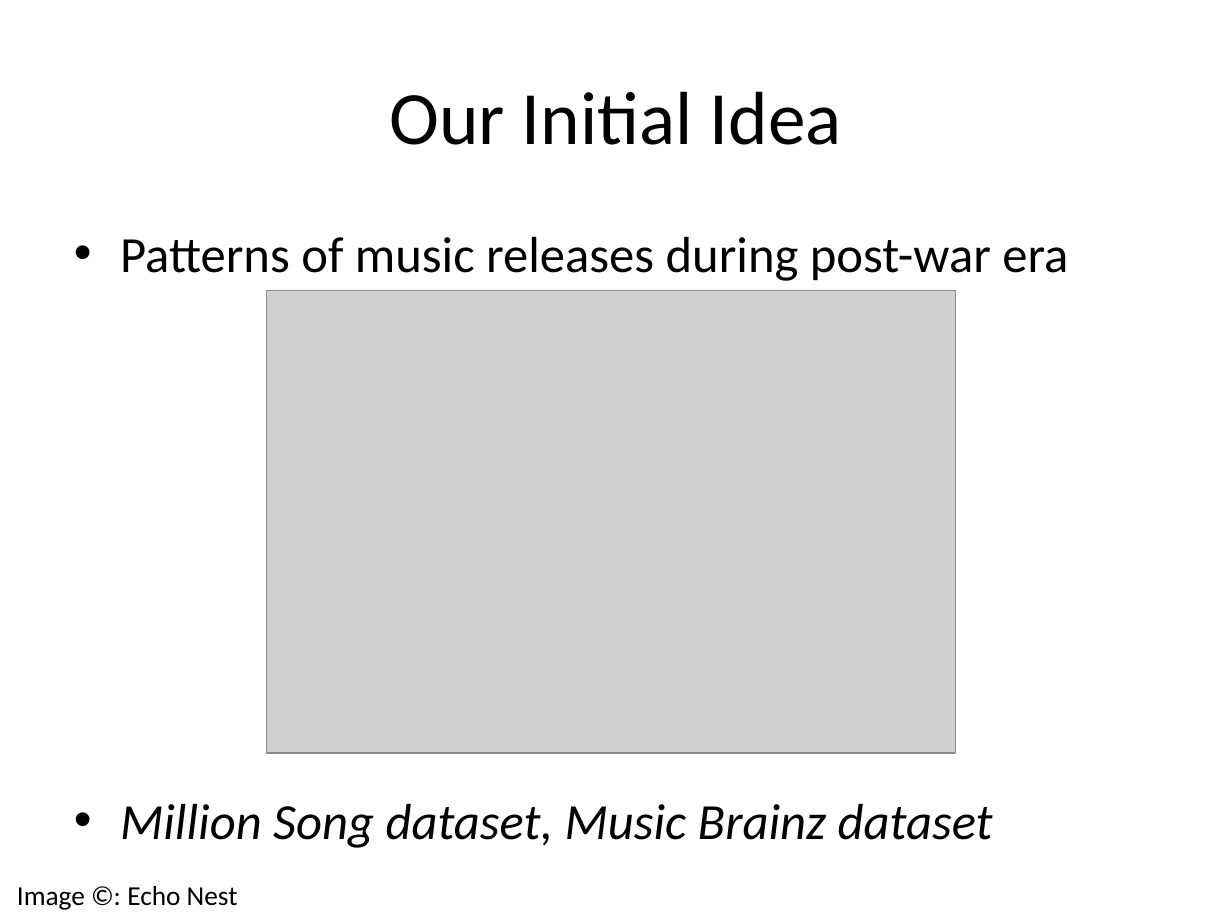
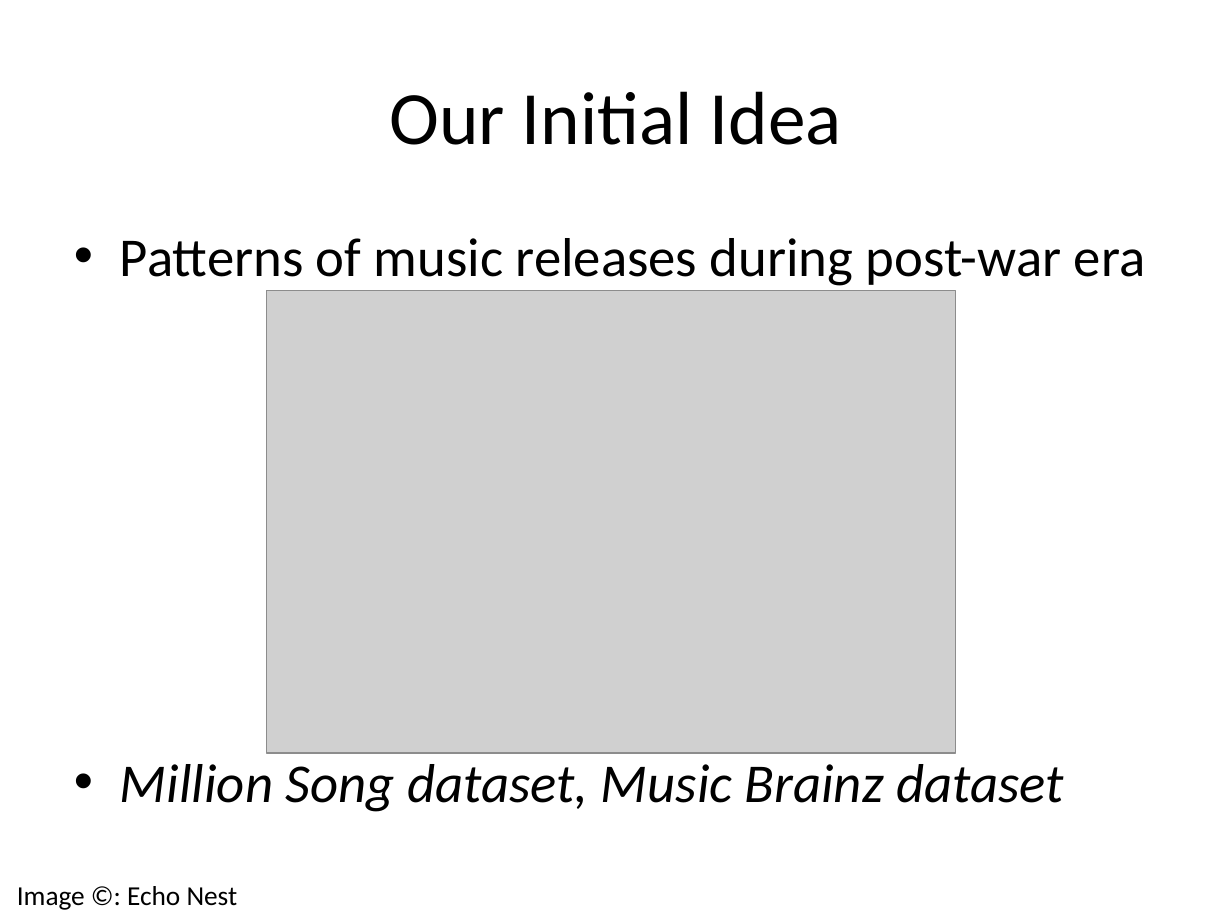
Before and after one commit to NasrK/streamline-hackathon-boilerplate, a slide deck: slide 3 of Team Happiness.pptx. Drawn at 1232x924 pixels with LibreOffice and Linux fonts; fonts in the diff are those of the drawing; grey boxes stand for pictures. Boxes give left, top, right and bottom in pixels: in the first picture for what was removed or moved away, otherwise in the second. Text is boxed around its words. In the diff, an @@ line names an element or a change of style, - is before the commit and + after.

```diff
--- a/Team Happiness.pptx
+++ b/Team Happiness.pptx
@@ text "Patterns of music releases during ..." at box(120, 238, 1145, 812): size 29.6 to 32 pt; indent changed; less space between paragraphs @@
```
Also in this commit, not shown: 7 other slides changed, 2 slides added, 3 slides removed.
